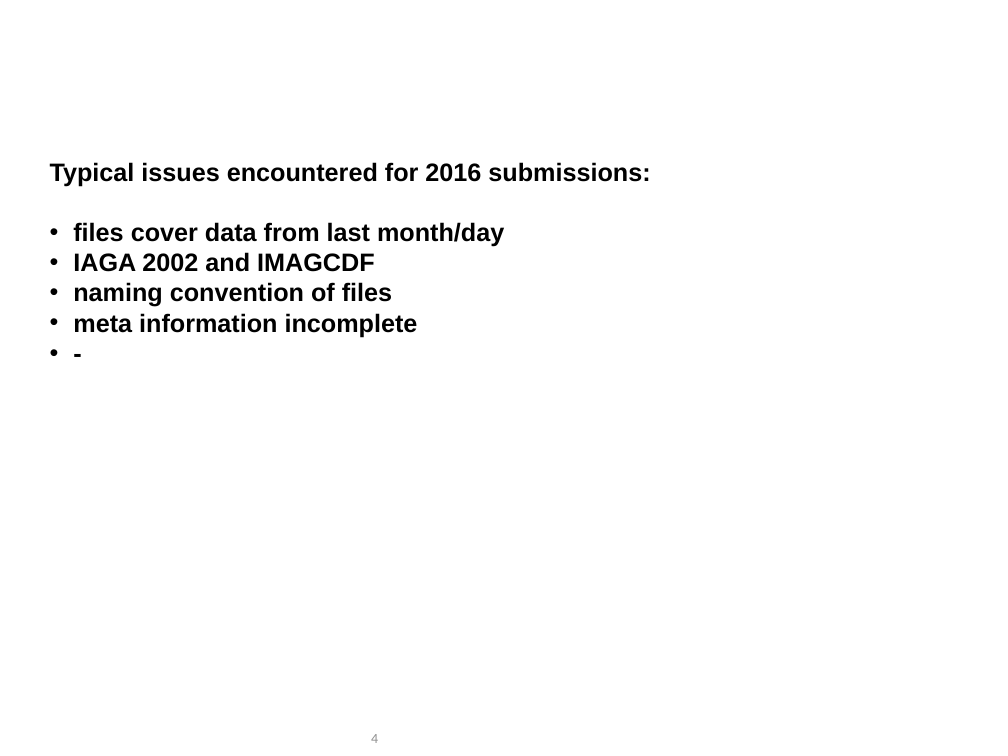
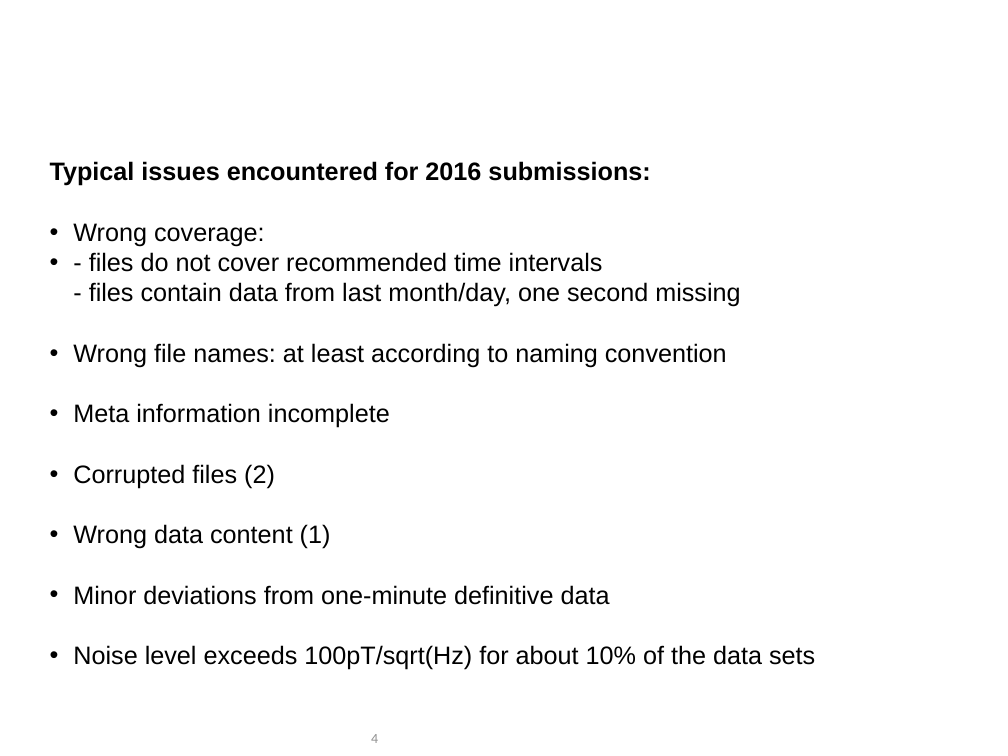
Before and after one commit to INTERMAGNET/IMBOT, a slide deck: slide 4 of documentation/imbot.pptx. Drawn at 1008x756 pixels with LibreOffice and Linux fonts; fonts in the diff are those of the drawing; background and template pictures are left out. Boxes give left, top, right and bottom in pixels: in the first picture for what was removed or moved away, otherwise in the second. Text is boxed around its words. In the diff, an @@ line names an element or a change of style, - is before the commit and + after.

```diff
--- a/documentation/imbot.pptx
+++ b/documentation/imbot.pptx
@@ text at bbox=[73, 223, 815, 670]: text changed; bold off @@
-• files cover data from last month/day
-• IAGA 2002 and IMAGCDF
-• naming convention of files
-• meta information incomplete
-• -
+• Wrong coverage:
+• - files do not cover recommended time intervals
+  - files contain data from last month/day, one second missing
+• Wrong file names: at least according to naming convention
+• Meta information incomplete
+• Corrupted files (2)
+• Wrong data content (1)
+• Minor deviations from one-minute definitive data
+• Noise level exceeds 100pT/sqrt(Hz) for about 10% of the data sets
```
Also in this commit, not shown: 8 other slides changed, 4 slides added, 1 slide removed, 1 other file.
